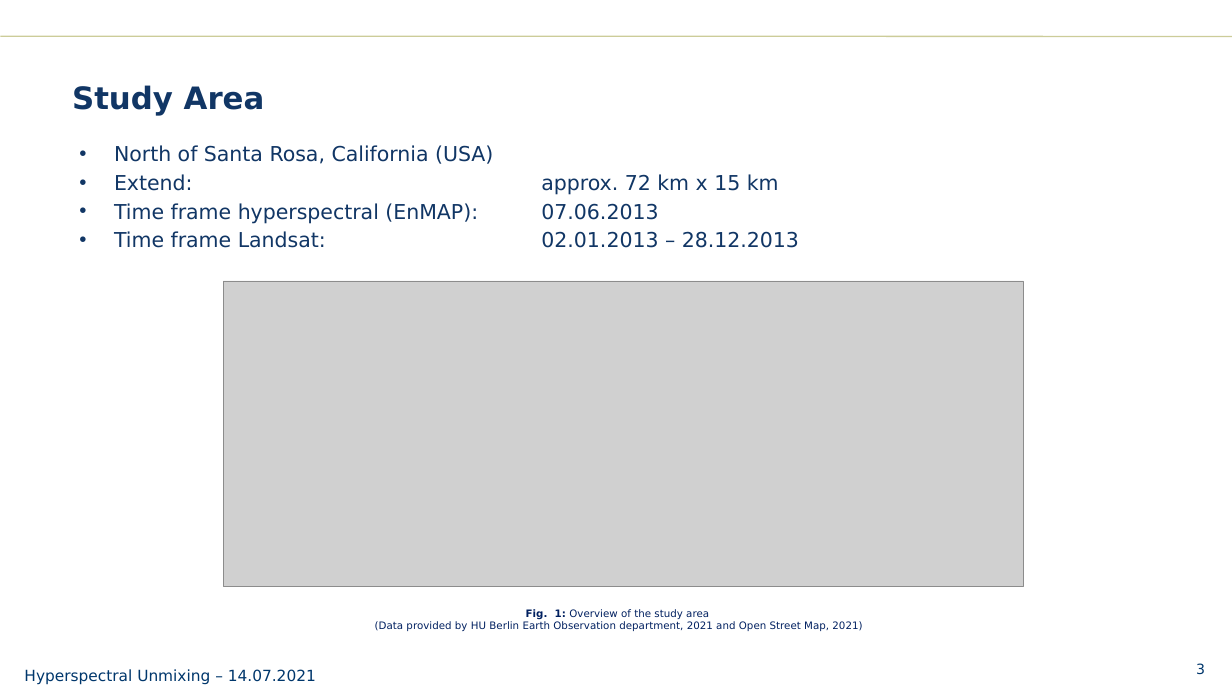
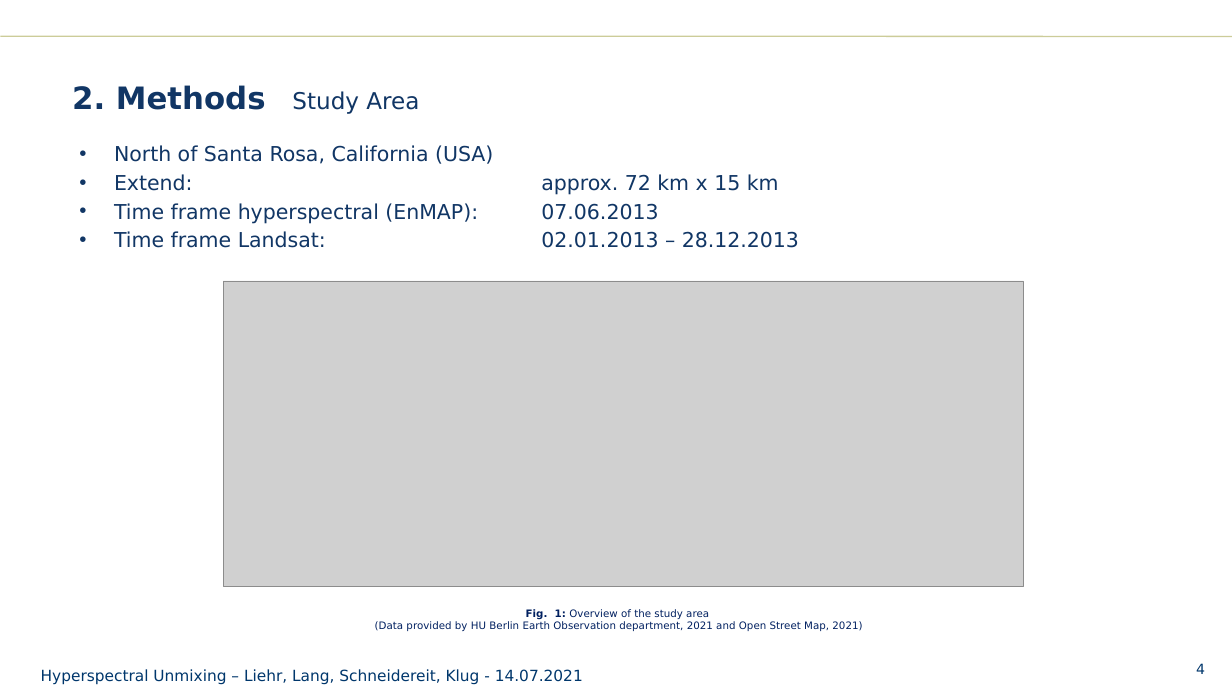
Before and after one commit to schneidereits/EO_hyperspec_hub, a slide deck: slide 4 of presentation/EO2020_hyperspec_presentation.pptx (slide 3 before the commit). Drawn at 1232x693 pixels with LibreOffice and Linux fonts; fonts in the diff are those of the drawing; grey boxes stand for pictures; background and template pictures are left out. Boxes give left, top, right and bottom in pixels: in the first picture for what was removed or moved away, otherwise in the second. Text is boxed around its words. In the diff, an @@ line names an element or a change of style, - is before the commit and + after.

```diff
--- a/presentation/EO2020_hyperspec_presentation.pptx
+++ b/presentation/EO2020_hyperspec_presentation.pptx
@@ title at [72,85,419,114]: text changed @@
-Study Area
+2. Methods Study Area
@@ text at [41,669,583,685]: text changed @@
-Hyperspectral Unmixing – 14.07.2021
+Hyperspectral Unmixing – Liehr, Lang, Schneidereit, Klug - 14.07.2021
@@ page number at [1196,663,1205,674]: text changed @@
-3
+4
```
Also in this commit, not shown: 4 other slides changed, 6 slides added, 3 slides removed, 1 other file.
